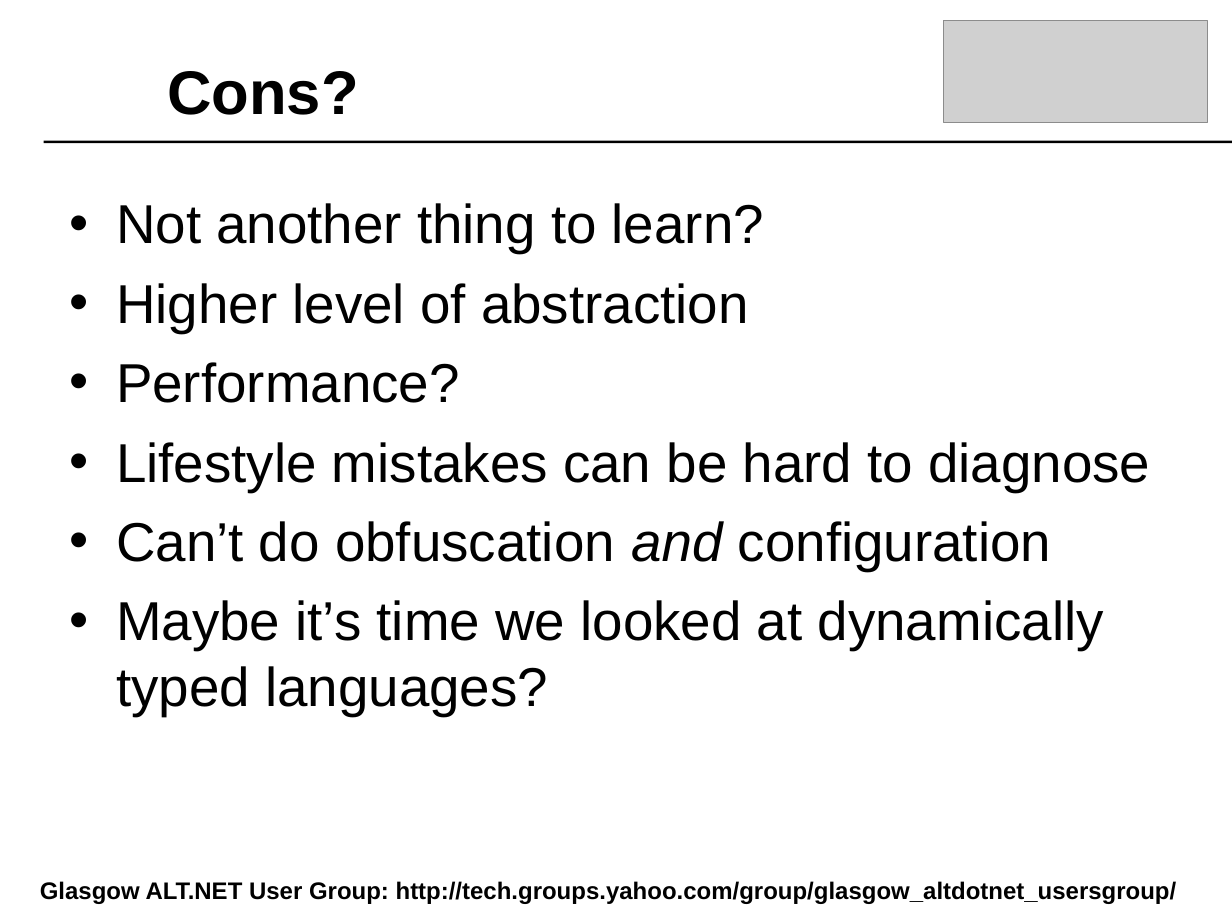
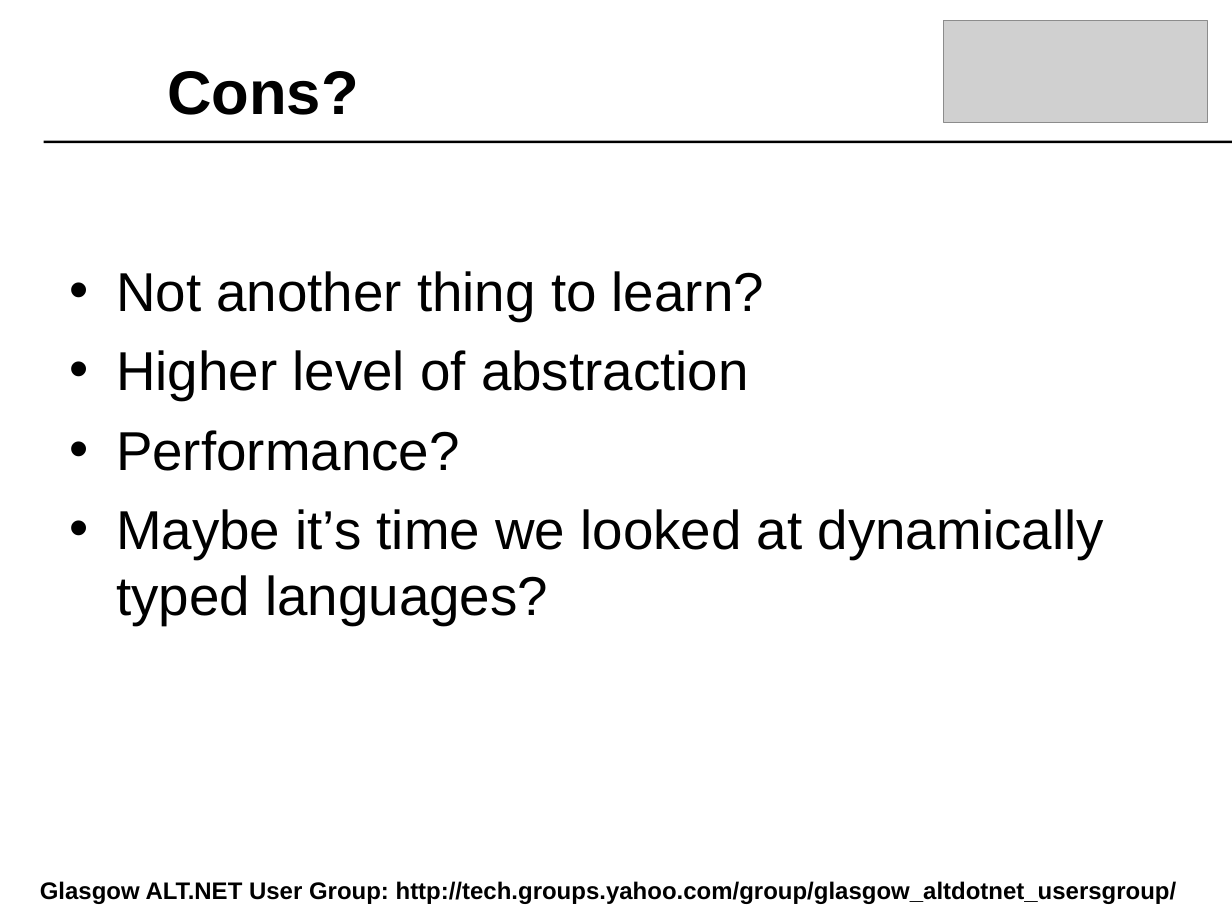
Before and after one commit to craignicol/scotaltdotnet, a slide deck: slide 36 of belfast/IOC-TDD-And Testability.ppt (slide 38 before the commit). Drawn at 1232x924 pixels with LibreOffice and Linux fonts; fonts in the diff are those of the drawing; grey boxes stand for pictures; background and template pictures are left out. Boxes give left, top, right and bottom in pixels: in the first picture for what was removed or moved away, otherwise in the second. Text is boxed around its words. In the diff, an @@ line names an element or a change of style, - is before the commit and + after.

Commit message:
Presentation update

```diff
--- a/belfast/IOC-TDD-And Testability.ppt
+++ b/belfast/IOC-TDD-And Testability.ppt
@@ text "Not another thing to learn?": place and size @@
-text "Not another thing to learn?" at <box>116,203,1150,716</box>
+text "Not another thing to learn?" at <box>116,271,1104,625</box>
@@ text at <box>116,442,1150,571</box>: paragraphs removed @@
-• Lifestyle mistakes can be hard to diagnose
-• Can’t do obfuscation and configuration
```
Also in this commit, not shown: 2 other slides changed, 2 slides removed, 9 other files.
